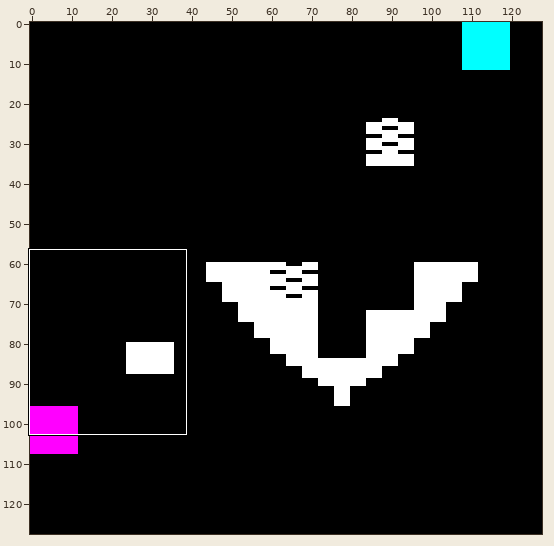
Sprite sheet: Cataclysm/Assets/Tilesets/TileCollision.png. The first picture is a wide view before the edit; the outline marks the close-up.
Close-up. Earlier state:
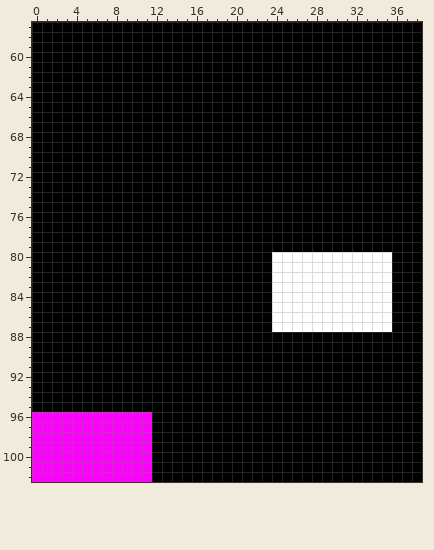
The file is 256x256 pixels, drawn in blocks of 2x2; one block is one cell here. Shown: x 0..38, y 57..102.
After:
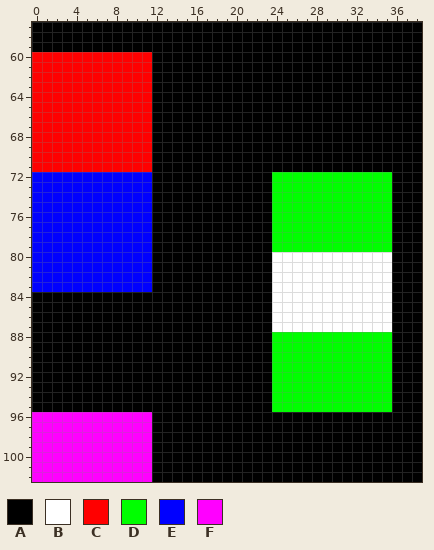
Palette (. is transparent): A #000000  B #ffffff  C #ff0000  D #00ff00  E #0000ff  F #ff00ff
From old to new:
y 60..71: x 0..11 AAAAAAAAAAAA -> CCCCCCCCCCCC
y 72..79: x 0..11 AAAAAAAAAAAA -> EEEEEEEEEEEE; x 24..35 AAAAAAAAAAAA -> DDDDDDDDDDDD
y 80..83: x 0..11 AAAAAAAAAAAA -> EEEEEEEEEEEE
y 88..95: x 24..35 AAAAAAAAAAAA -> DDDDDDDDDDDD
Boxes around the changes in both close-ups, in picture pixels (x1, y1, x2, y2):
changed: (32, 52, 152, 292)
changed: (272, 172, 392, 252)
changed: (272, 332, 392, 412)
